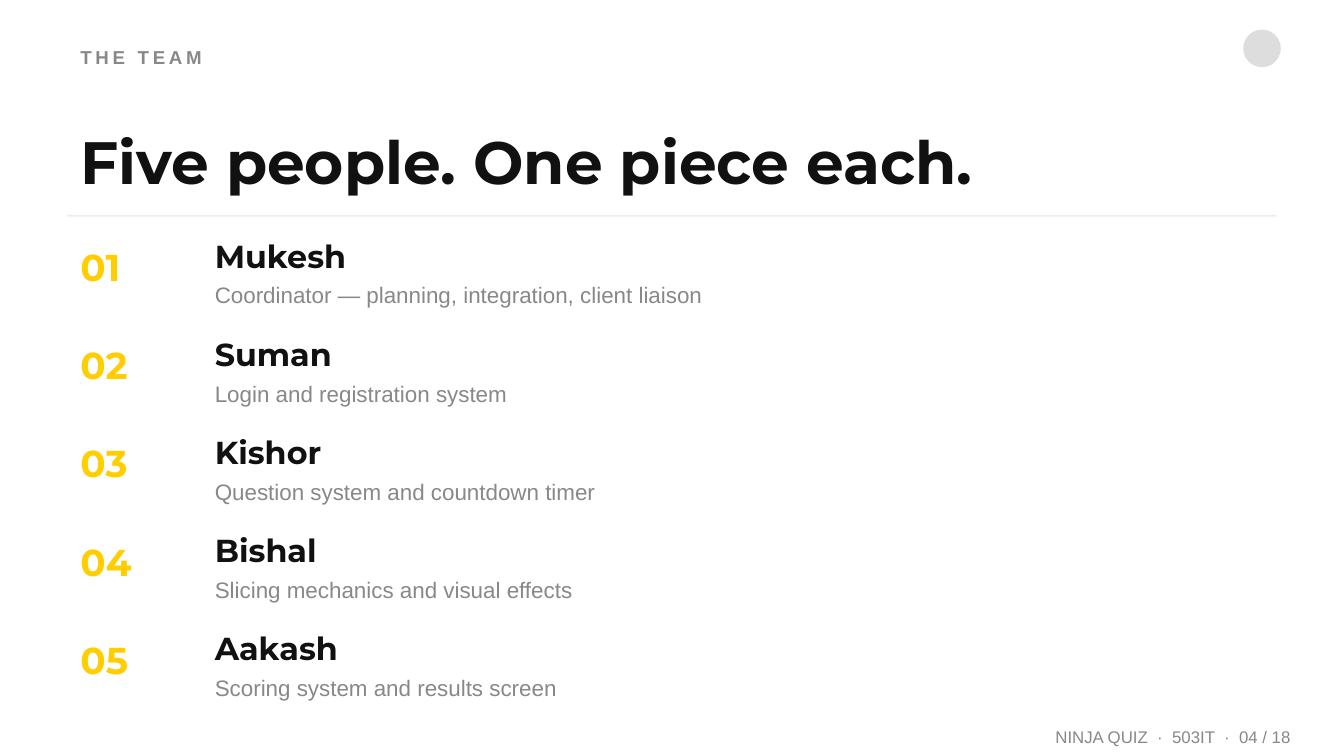
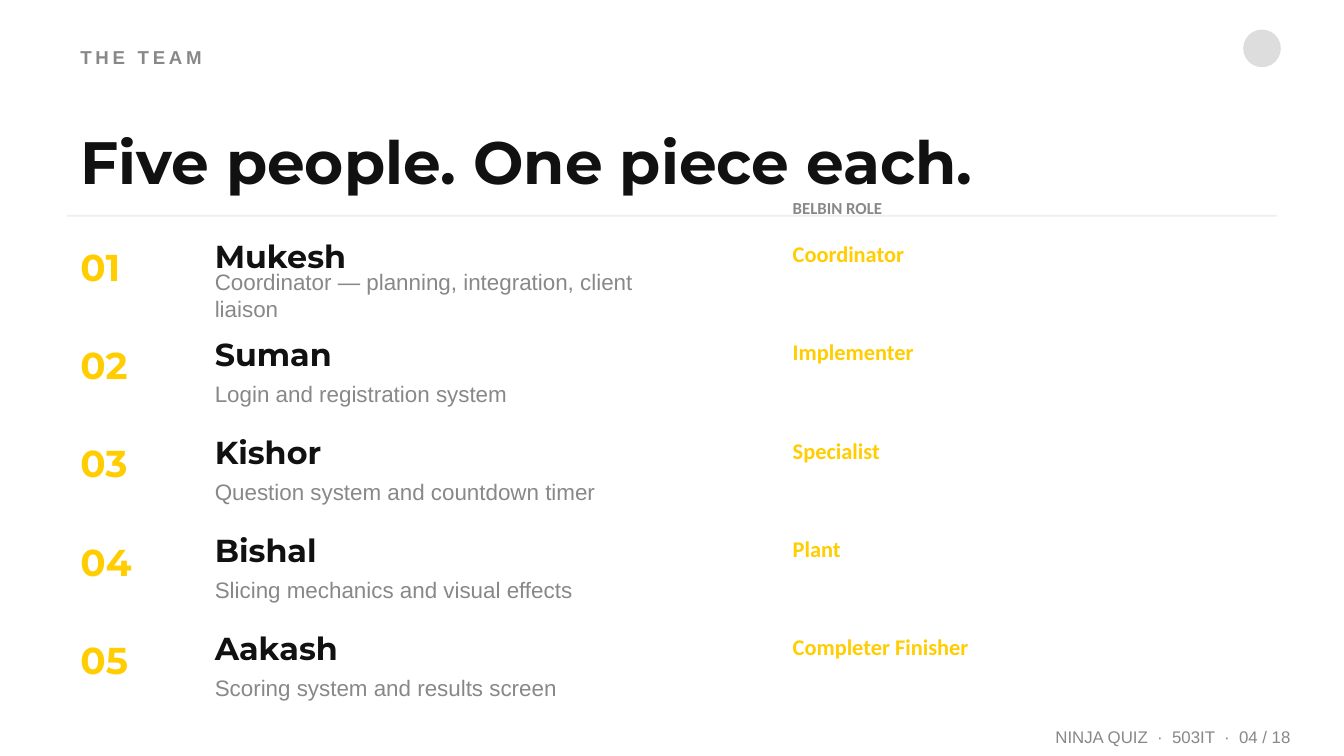
Before and after one commit to wlaa41/CoventryUniversity_503IT_Originals, a slide deck: slide 5 of NinjaQuiz-Presentation.pptx (slide 4 before the commit). Drawn at 1344x756 pixels with LibreOffice and Linux fonts; fonts in the diff are those of the drawing. Boxes give left, top, right and bottom in pixels: in the first picture for what was removed or moved away, otherwise in the second. Text is boxed around its words. In the diff, an @@ line names an element or a change of style, - is before the commit and + after.

Commit message:
Update presentation: Belbin roles, evidence images, agenda + sprint outcomes + prof dev slides

```diff
--- a/NinjaQuiz-Presentation.pptx
+++ b/NinjaQuiz-Presentation.pptx
@@ text added at [793,203,882,214], 9 pt, text #888888, bold @@
+BELBIN ROLE
@@ text "Mukesh" rewrapped from [215,244,346,269] to [215,244,346,276] @@
@@ text added at [793,246,904,262], 12 pt, text #FFCD00, bold @@
+Coordinator
@@ text "Coordinator — planning, integration, client ..." rewrapped from [215,287,702,308] to [215,274,632,317] @@
@@ text added at [793,344,914,364], 12 pt, text #FFCD00, bold @@
+Implementer
@@ text added at [793,443,880,463], 12 pt, text #FFCD00, bold @@
+Specialist
@@ text added at [793,541,841,557], 12 pt, text #FFCD00, bold @@
+Plant
@@ text added at [793,639,968,659], 12 pt, text #FFCD00, bold @@
+Completer Finisher
```
Also in this commit, not shown: 3 other slides changed, 3 slides added, 1 other file.
